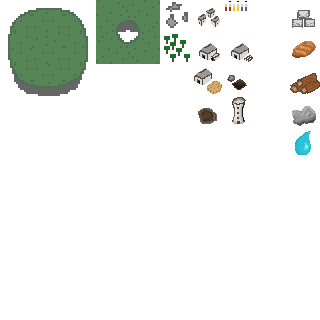
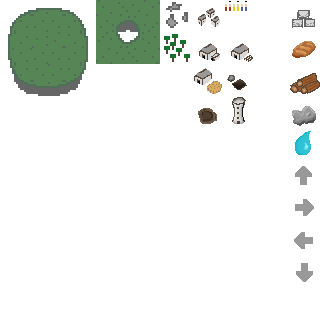
Revision of a layered (320, 320) image; what changed, layer by layer:
added layer "arrow up copy #1" above "arrow up copy" over [296, 263, 313, 282]
added layer "arrow up copy" above "arrow up" over [294, 232, 313, 249]
added layer "arrow up" above "arrow r" over [295, 199, 314, 216]
added layer "arrow r" above "res mana" over [295, 166, 312, 185]
